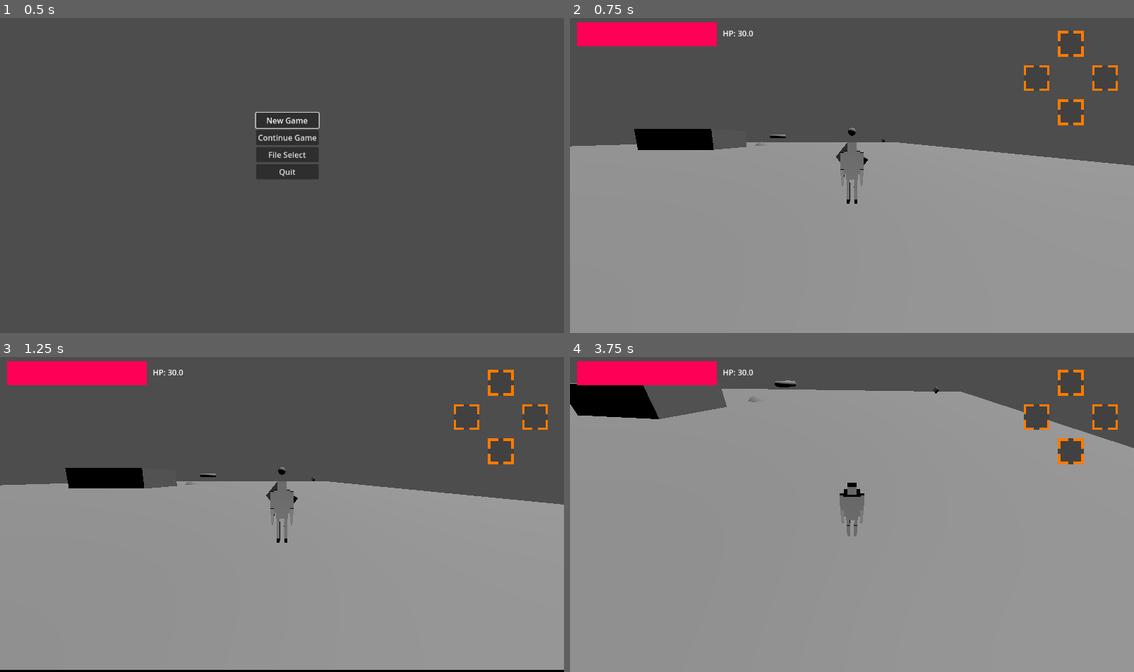
Above: before the commit, frames 1-4 (two rows, left to right).
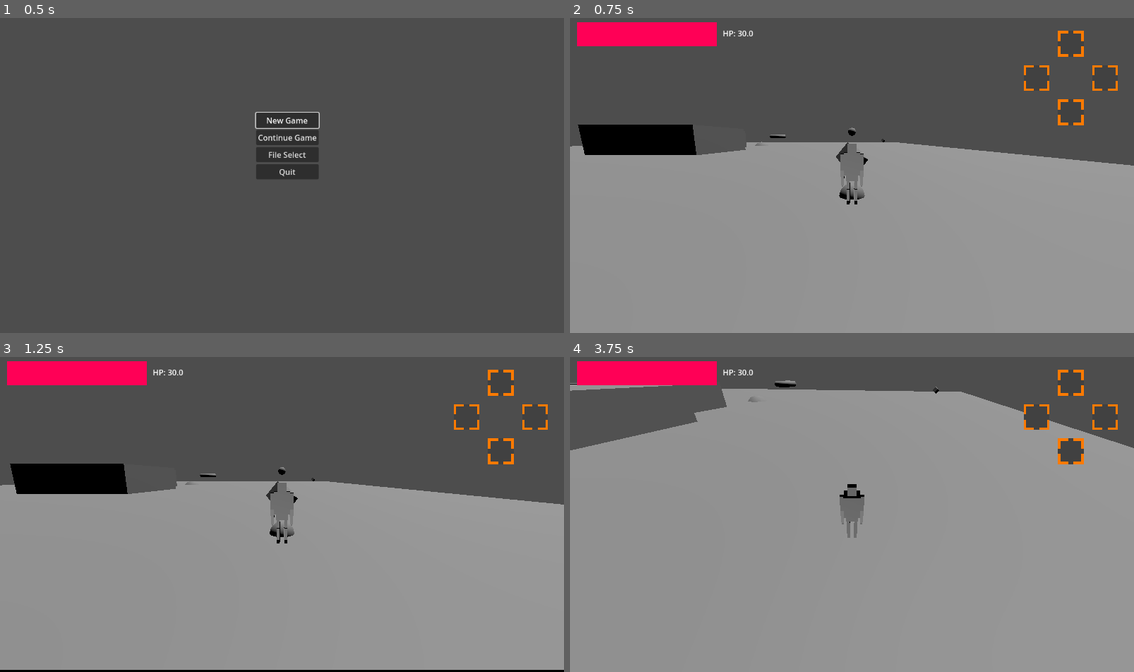
Above: after the commit, the same moments.

Repository: stron1le/MVM28
Game: Godot game, scene res://Scenes/start_screen.tscn
Same seed, same stepped clock (60 frames per second), same inputs: the game is played once before the commit and once after it.
Inputs (mouse positions are in pixels of both pictures, inside the frame that each line leads up to):
- Up to frame 1 (0.5 s): no input
- Up to frame 2 (0.75 s): click "New Game" at 0.5 s
- Up to frame 3 (1.25 s): no input
- Up to frame 4 (3.75 s): tap Enter at 1.25 s; move the mouse to (880, 511) at 1.27 s; hold W (ForwardAxisNegative) from 1.28 s (still down); tap Left (HorizontalAxisNegative) at 1.35, 2.3 s; tap Space (Jump) at 1.52, 2.27 s; tap Right (HorizontalAxisPositive) at 1.55, 2.1, 3.05 s; move the mouse to (823, 514) at 2.02 s; move the mouse to (863, 508) at 2.77 s; click (863, 508) at 2.85 s; move the mouse to (846, 517) at 3.52 s; right-click (846, 517) at 3.6 s

Frame 1 is identical in both runs. In frame 2, 1.7% of the frame differs, in the area x 1-53%, y 33-60%; in frame 3, 1.7%; in frame 4, 2.9%, in the area x 0-53%, y 8-58%.

Commit message:
Added Ledge Grab
Ledge grab added. Dear god that took longer than it should have. Get_Collision_safe_fraction is buggy as heck and I am never using it again if I can avoid it. Instead, I used move_and_collide, as that will sop an object upon collision. A future enhancement I might need to add is some refinement to make it so that if you are in a corner, the character will decide to grab the closest edge to their front, but for now the ledge grab works fine.

Diff:
--- a/mvm28/Scenes/test_character.tscn
+++ b/mvm28/Scenes/test_character.tscn
@@ -9,6 +9,11 @@
 [ext_resource type="PackedScene" uid="uid://cvvol0lf73y17" path="res://Models/ThirdTestCharacter.glb" id="10_olav4"]
 
 [sub_resource type="CylinderShape3D" id="CylinderShape3D_mii0h"]
+
+[sub_resource type="CylinderShape3D" id="CylinderShape3D_iy7e0"]
+height = 0.5
+
+[sub_resource type="SphereShape3D" id="SphereShape3D_iy7e0"]
 
 [node name="TestCharacter" type="CharacterBody3D" node_paths=PackedStringArray("dashTimer", "rightHand") groups=["DestroyOnLoad", "Player"]]
 collision_mask = 2
@@ -117,7 +122,7 @@
 expand_mode = 1
 
 [node name="ThirdTestCharacter" parent="." instance=ExtResource("10_olav4")]
-transform = Transform3D(-0.2, 0, -1.74846e-08, 0, 0.2, 0, 1.74846e-08, 0, -0.2, 0, 0, 0)
+transform = Transform3D(-0.2, 0, -1.74846e-08, 0, 0.2, 0, 1.74846e-08, 0, -0.2, 0, -0.0435551, 0)
 
 [node name="BoneAttachment3D" type="BoneAttachment3D" parent="ThirdTestCharacter/Armature/Skeleton3D" index="1"]
 transform = Transform3D(-0.995788, -1.56229e-07, 0.0916902, 1.18632e-07, -1, -1.85197e-08, 0.0916902, 1.11759e-08, 0.995788, 1.57791, -3.58239, -0.072492)
@@ -131,6 +136,30 @@
 wait_time = 6.0
 one_shot = true
 
+[node name="ForwardShapeCast" type="ShapeCast3D" parent="."]
+transform = Transform3D(1, 0, 0, 0, 1, 0, 0, 0, 1, 0, 1.75, 0)
+shape = SubResource("CylinderShape3D_iy7e0")
+target_position = Vector3(0, 0, 1)
+collision_mask = 2
+
+[node name="ShapeCastResultReporter" type="CSGSphere3D" parent="."]
+
+[node name="Area3D" type="Area3D" parent="ShapeCastResultReporter"]
+
+[node name="CollisionShape3D" type="CollisionShape3D" parent="ShapeCastResultReporter/Area3D"]
+shape = SubResource("SphereShape3D_iy7e0")
+
+[node name="ForwardAboveCast" type="ShapeCast3D" parent="."]
+transform = Transform3D(1, 0, 0, 0, 1, 0, 0, 0, 1, 0, 2.25002, 0)
+shape = SubResource("CylinderShape3D_iy7e0")
+target_position = Vector3(0, 0, 1)
+collision_mask = 2
+
+[node name="DownwardCast" type="RayCast3D" parent="."]
+transform = Transform3D(1, 0, 0, 0, 1, 0, 0, 0, 1, 0, 2.06108, 0.509029)
+target_position = Vector3(0, -2, 0)
+collision_mask = 2
+
 [connection signal="HPAdjust" from="." to="HealthBar" method="_on_test_character_hp_adjust"]
 [connection signal="timeout" from="DashTimer" to="." method="_on_dash_timer_timeout"]
 
--- a/mvm28/Scenes/test_room.tscn
+++ b/mvm28/Scenes/test_room.tscn
@@ -95,4 +95,16 @@
 transform = Transform3D(1, 0, 0, 0, 1, 0, 0, 0, 1, 0, -48.5852, 0)
 shape = SubResource("BoxShape3D_f2n0o")
 
+[node name="StaticBody3D3" type="StaticBody3D" parent="." groups=["Enemy"]]
+transform = Transform3D(1, 0, 0, 0, 1, 0, 0, 0, 1, 6.25737, 0, 12.8852)
+collision_layer = 2
+
+[node name="CollisionShape3D" type="CollisionShape3D" parent="StaticBody3D3"]
+transform = Transform3D(1, 0, 0, 0, 1, 0, 0, 0, 1, -6.79907, 1.67981, 5.73785)
+shape = SubResource("BoxShape3D_ycph5")
+
+[node name="CSGBox3D" type="CSGBox3D" parent="StaticBody3D3"]
+transform = Transform3D(1, 0, 0, 0, 1, 0, 0, 0, 1, -6.7644, 1.68695, 5.78412)
+size = Vector3(14.5288, 4.3739, 12.5682)
+
 [connection signal="body_entered" from="DeathBoundary" to="DeathBoundary" method="_on_body_entered"]
--- a/mvm28/Scripts/test_character.gd
+++ b/mvm28/Scripts/test_character.gd
@@ -18,7 +18,7 @@
 const DRAG_EXCESS_FORWARD_FACTOR=1.0;
 const DRAG_EXCESS_BACKWARD_FACTOR=2.0;
 const DASH_SPEED=15;
-enum PLAYERSTATE {ACT_STANDING=0x0, ACT_WALKING=0x1, ACT_RUNNING=0x2, ACT_BRAKING=0x3,ACT_JUMP=0x4,ACT_GREATSWORD_WALK,ACT_GREATSWORD_SWING,ACT_TEST,ACT_DASHING}
+enum PLAYERSTATE {ACT_STANDING=0x0, ACT_WALKING=0x1, ACT_RUNNING=0x2, ACT_BRAKING=0x3,ACT_JUMP=0x4,ACT_GREATSWORD_WALK,ACT_GREATSWORD_SWING,ACT_TEST,ACT_DASHING,ACT_LEDGE_GRAB}
 @export var currentState:PLAYERSTATE=PLAYERSTATE.ACT_STANDING;
 var prevAngle;
 @export var forwardVel:float=0;
@@ -38,8 +38,14 @@
 static var ActionItem3:Item;
 static var ActionItem4:Item;
 @export var rightHand:Node3D;
+
+var shapeCastReporter;
+var grabHeightReporter;
 func _ready():
 	singleton=self;
+	await get_tree().physics_frame
+	shapeCastReporter=$ShapeCastResultReporter
+	(shapeCastReporter).reparent(get_tree().root);
 func HPChanged(amount):
 	HP+=amount;
 	HP=clamp(HP,0,maxHP)
@@ -70,6 +76,8 @@
 			act_test(delta);
 		PLAYERSTATE.ACT_DASHING:
 			act_dashing(delta);
+		PLAYERSTATE.ACT_LEDGE_GRAB:
+			act_ledge_grab(delta);
 		_:
 			print("There is no such state "+str(currentState))
 			act_walking(delta);
@@ -158,6 +166,25 @@
 	move_and_slide();
 	if (is_on_floor()):
 		currentState=PLAYERSTATE.ACT_STANDING if intendedMagnitude==0 else PLAYERSTATE.ACT_WALKING;
+	ledge_check();
+func ledge_check():
+	if (velocity.y>0):
+		return;
+	var forwardShapeCast=$ForwardShapeCast as ShapeCast3D;
+	var aboveForwardShapeCast=$ForwardAboveCast as ShapeCast3D;
+	forwardShapeCast.force_shapecast_update();
+	aboveForwardShapeCast.force_shapecast_update();
+	if (forwardShapeCast.is_colliding() and !aboveForwardShapeCast.is_colliding()):
+		move_and_collide(forwardShapeCast.target_position.length()*(transform.basis.z));
+		var wallNorm=forwardShapeCast.collision_result[0].normal*-1;
+		var forwardVec=transform.basis.z;
+		wallNorm = Vector3(wallNorm.x,0,wallNorm.z).normalized();
+		var targetAngle=forwardVec.signed_angle_to(wallNorm,transform.basis.y);
+		transform.basis=transform.basis.rotated(transform.basis.y,targetAngle);
+		$DownwardCast.force_raycast_update();
+		if ($DownwardCast.is_colliding()):
+			global_position.y=$DownwardCast.get_collision_point().y-2;
+			currentState=PLAYERSTATE.ACT_LEDGE_GRAB;
 func act_greatsword_walk(delta):
 	var movementVector = Input.get_vector("HorizontalAxisNegative","HorizontalAxisPositive","ForwardAxisNegative","ForwardAxisPositive");
 	var intendedMagnitude=movementVector.length();
@@ -188,7 +215,6 @@
 		var forwardVec=transform.basis.z;
 		var movementVector3D=Vector3(movementVector.x,0,movementVector.y).rotated(transform.basis.y,get_camera_yaw());
 		var targetAngle=forwardVec.signed_angle_to(movementVector3D,transform.basis.y);
-		print(targetAngle);
 		targetAngle=min(MAX_DASH_TURN_SPEED*delta,abs(targetAngle))*sign(targetAngle);
 		transform.basis=transform.basis.rotated(transform.basis.y,targetAngle);
 		prevAngle=targetAngle;
@@ -250,7 +276,6 @@
 		forwardVel+=1.0*delta;
 	var magVector=forwardVel*transform.basis.z;
 	velocity=Vector3(magVector.x,velocity.y,magVector.z);
-	#print(velocity);
 func act_test(delta):
 	var movementVector = Input.get_vector("HorizontalAxisNegative","HorizontalAxisPositive","ForwardAxisNegative","ForwardAxisPositive");
 	var movementVector3D=Vector3(movementVector.x,0,movementVector.y).rotated(transform.basis.y,get_camera_yaw());
@@ -289,3 +314,13 @@
 	pass # Replace with function body.
 func _exit_tree():
 	print('destroyed');
+func act_ledge_grab(delta):
+	velocity=Vector3.ZERO;
+	forwardVel=0;
+	var movementVector = Input.get_vector("HorizontalAxisNegative","HorizontalAxisPositive","ForwardAxisNegative","ForwardAxisPositive");
+	var movementVector3D=Vector3(movementVector.x,0,movementVector.y).rotated(transform.basis.y,get_camera_yaw());
+	if (movementVector!=Vector2.ZERO):
+		var intendedYawDiff=transform.basis.z.signed_angle_to(movementVector3D,transform.basis.y);
+		if (abs(intendedYawDiff)>PI/2.0):
+			print("letGo");
+			currentState=PLAYERSTATE.ACT_JUMP;
Not shown: 1 places in mvm28/Scenes/test_character.tscn that only renumber resources
